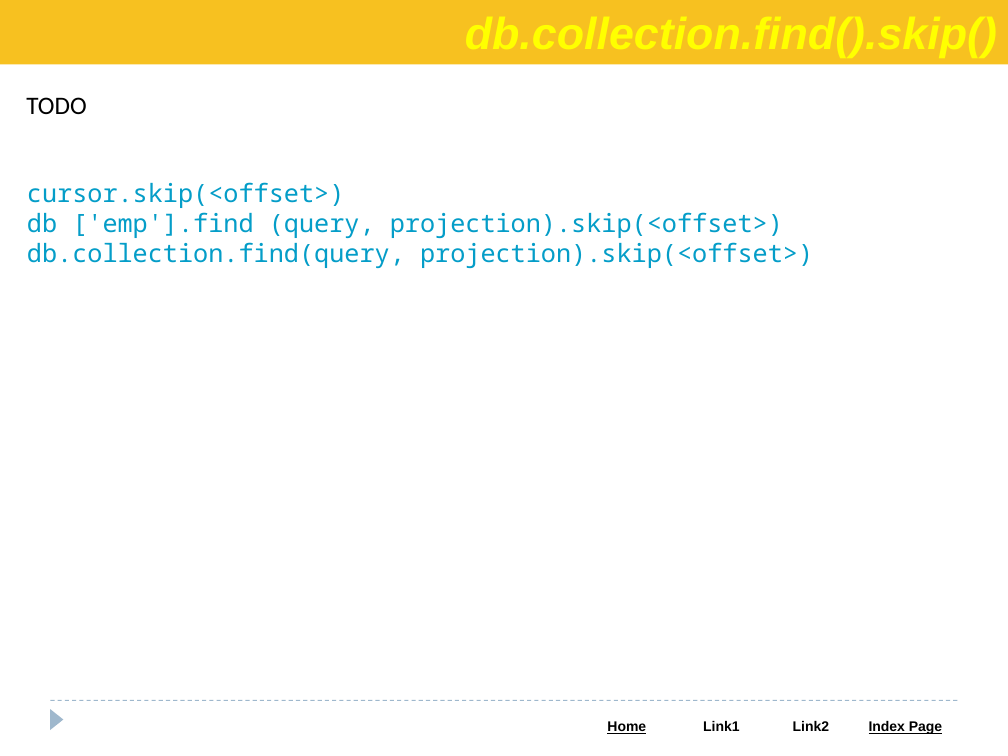
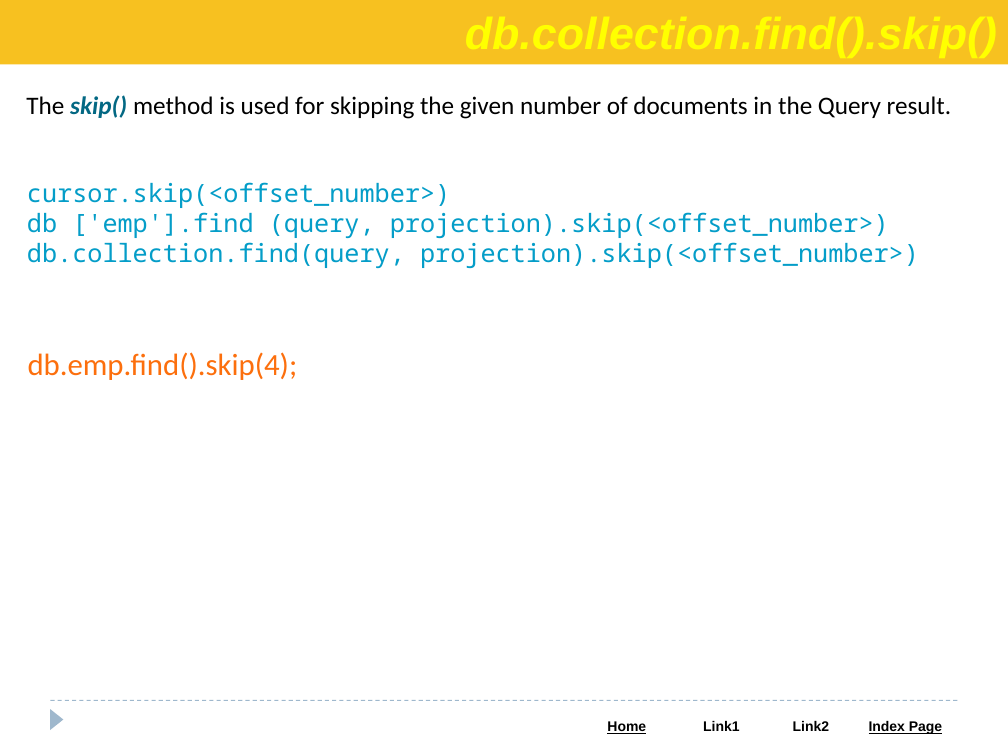
Before and after one commit to Saleel-Bagde/PPT-s, a slide deck: slide 31 of MongoDB.pptx. Drawn at 1008x756 pixels with LibreOffice and Linux fonts; fonts in the diff are those of the drawing. Boxes give left, top, right and bottom in pixels: in the first picture for what was removed or moved away, otherwise in the second. Text is boxed around its words. In the diff, an @@ line names an element or a change of style, - is before the commit and + after.

```diff
--- a/MongoDB.pptx
+++ b/MongoDB.pptx
@@ text at (26, 95, 952, 119): text changed @@
-TODO
+The skip() method is used for skipping the given number of documents in the Query result.
@@ text at (27, 182, 919, 268): text changed @@
-cursor.skip(<offset>)
-db ['emp'].find (query, projection).skip(<offset>)
-db.collection.find(query, projection).skip(<offset>)
+cursor.skip(<offset_number>)
+db ['emp'].find (query, projection).skip(<offset_number>)
+db.collection.find(query, projection).skip(<offset_number>)
@@ text added at (28, 352, 298, 380), 22 pt, text #FC6F0D @@
+db.emp.find().skip(4);
```
Also in this commit, not shown: 3 other slides changed, 2 slides added.
